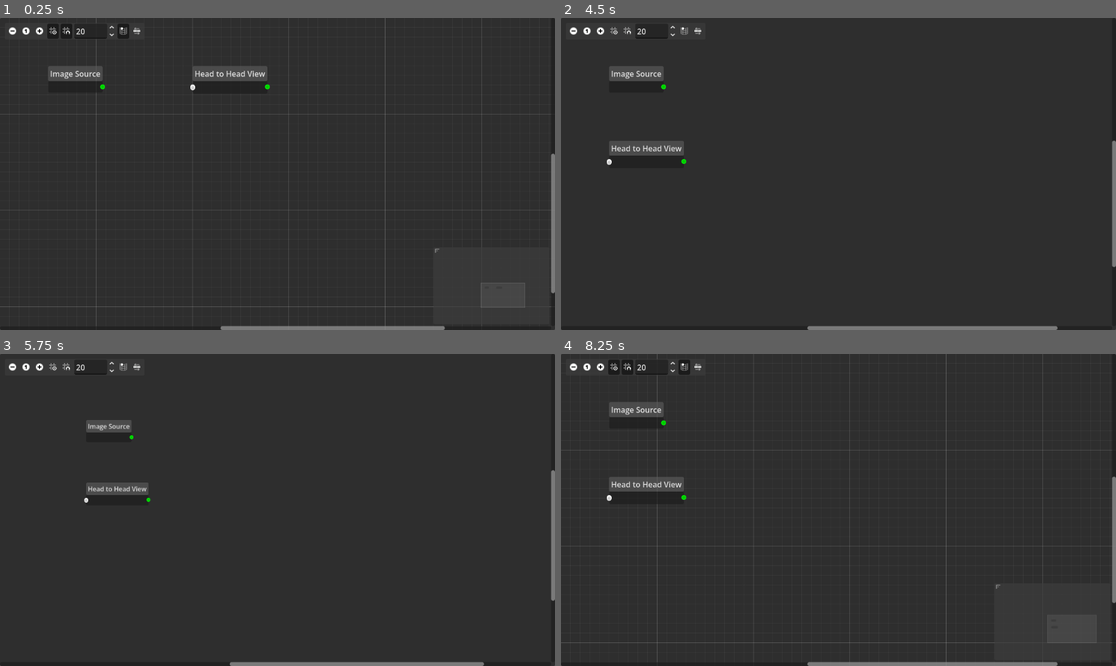
Above: before the commit, frames 1-4 (two rows, left to right).
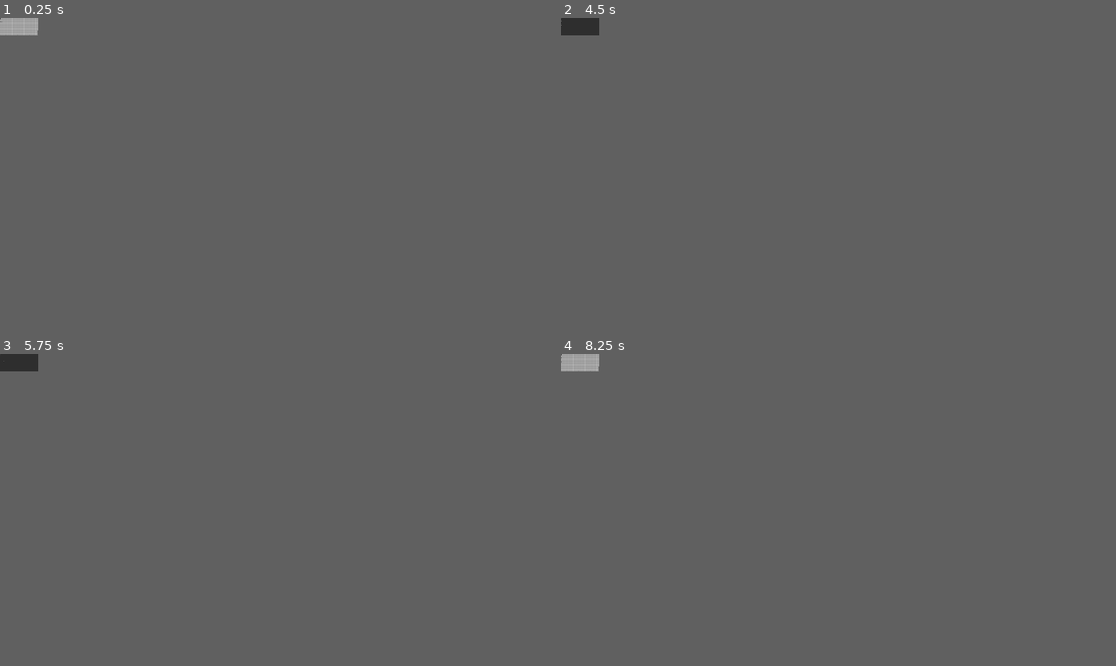
Above: after the commit, the same moments.

Repository: Digital-Decade/ARCHA
Game: Godot game, scene res://Host.tscn
Same seed, same stepped clock (60 frames per second), same inputs: the game is played once before the commit and once after it.
Inputs (mouse positions are in pixels of both pictures, inside the frame that each line leads up to; where the layout moved, square brackets give the same spot in the first picture):
- Up to frame 1 (0.25 s): no input
- Up to frame 2 (4.5 s): click (561, 30) [572, 30] at 0.5 s; click (566, 30) [599, 30] at 1.25 s; click (566, 30) [616, 30] at 2 s; click (566, 30) [627, 30] at 2.75 s; click (572, 30) [683, 30] at 3.5 s; click (572, 30) [699, 30] at 4.25 s
- Up to frame 3 (5.75 s): click (0, 366) [11, 366] at 5 s
- Up to frame 4 (8.25 s): click (566, 366) [599, 366] at 5.75 s; click (566, 366) [616, 366] at 6.5 s; click (566, 366) [627, 366] at 7.25 s; click (572, 366) [683, 366] at 8 s
In our replay, the window is 799x449 before the commit and 55x25 after it. These sizes can differ from the game's own. Grey fills any space a smaller window leaves; there, only what the larger window draws over its background counts as a difference.

The runs differ from the first frame. In frame 1, 3.4% of the frame differs, in the area x 0-100%, y 0-100%; in frame 2, 2.2%; in frame 3, 1.9%; in frame 4, 3.4%.

Commit message:
First draft of perceptual scaling

Diff:
--- /dev/null
+++ b/Core systems/Perceptual scaling.gd
@@ -0,0 +1,47 @@
+extends Node
+
+# Perceptual Baseline Anchors
+const BASELINE_DPI: float = 96.0
+const BASELINE_DISTANCE_CM: float = 60.0 # Typical desktop monitor distance
+
+func _ready() -> void:
+	adjust_perceptual_scale()
+
+func adjust_perceptual_scale() -> void:
+	# 1. Gather hardware realities
+	var raw_dpi: float = DisplayServer.screen_get_dpi()
+	var current_os = OS.get_name()
+
+	# Fallback guardrail: If a desktop driver reports 0 DPI, default to standard desktop density
+	if raw_dpi <= 0:
+		raw_dpi = 96.0
+
+	# 2. Step One: Normalize by physical density (DPI Ratio)
+	var density_ratio: float = raw_dpi / BASELINE_DPI
+
+	# 3. Step Two: Apply Perceptual Distance Placeholders (Eye-to-Screen)
+	var estimated_distance_cm: float = BASELINE_DISTANCE_CM
+
+	match current_os:
+		"Android", "iOS":
+			estimated_distance_cm = 35.0 # Typical close-up phone distance
+		"Web", "macOS", "Windows", "Linux":
+			estimated_distance_cm = 60.0 # Standard desktop distance
+
+	var distance_ratio: float = estimated_distance_cm / BASELINE_DISTANCE_CM
+
+	# 4. Combine for final Content Scale Factor
+	# Formula: (Density Normalization) * (Distance Adjustment)
+	var final_perceptual_scale: float = density_ratio * distance_ratio
+
+	# Guardrail clamp to prevent extreme outlier hardware from breaking the UI
+	final_perceptual_scale = clamp(final_perceptual_scale, 0.75, 4.0)
+
+	# Apply directly to Godot's vector canvas engine
+	get_window().content_scale_factor = final_perceptual_scale
+
+	# Debug tracking log
+	print("--- Perceptual Scale Calculated ---")
+	print("Device Detected: ", current_os, " | Hardware DPI: ", raw_dpi)
+	print("Estimated Distance: ", estimated_distance_cm, "cm")
+	print("Applied Window Scale Factor: ", final_perceptual_scale)
--- a/Host.tscn
+++ b/Host.tscn
@@ -4,9 +4,9 @@
 
 [node name="Root" type="Control" unique_id=848467508]
 layout_mode = 3
-anchors_preset = 0
-offset_right = 1152.0
-offset_bottom = 648.0
+anchors_preset = 15
+anchor_right = 1.0
+anchor_bottom = 1.0
 grow_horizontal = 2
 grow_vertical = 2
 script = ExtResource("1_5x0fp")
--- a/Scenes/Workspace/Workspace.tscn
+++ b/Scenes/Workspace/Workspace.tscn
@@ -1,6 +1,7 @@
 [gd_scene format=3 uid="uid://bf5nfdrqgfelq"]
 
 [ext_resource type="Script" uid="uid://b8xwdhppfuhm8" path="res://Scenes/Workspace/Workspace.gd" id="1_ndf5u"]
+[ext_resource type="Script" uid="uid://n1p47x2qreb0" path="res://Scenes/Workspace/graph_edit.gd" id="2_52h7x"]
 
 [node name="Workspace" type="Control" unique_id=779701318]
 layout_mode = 3
@@ -18,5 +19,5 @@
 anchor_bottom = 1.0
 grow_horizontal = 2
 grow_vertical = 2
-scroll_offset = Vector2(-40, -40)
 right_disconnects = true
+script = ExtResource("2_52h7x")
--- /dev/null
+++ b/Scenes/Workspace/graph_edit.gd
@@ -0,0 +1,41 @@
+extends GraphEdit
+
+# Tracks active fingers: { touch_index: screen_position }
+var touch_points: Dictionary = {}
+var initial_pinch_distance: float = 0.0
+var initial_zoom: float = 1.0
+
+func _gui_input(event: InputEvent) -> void:
+	# 1. Track Finger Press / Release
+	if event is InputEventScreenTouch:
+		if event.pressed:
+			touch_points[event.index] = event.position
+		else:
+			touch_points.erase(event.index)
+			if touch_points.size() < 2:
+				initial_pinch_distance = 0.0
+
+	# 2. Track Finger Movement
+	if event is InputEventScreenDrag:
+		touch_points[event.index] = event.position
+
+		# TWO FINGER GESTURES (Pinch to Zoom & Pan)
+		if touch_points.size() == 2:
+			var keys = touch_points.keys()
+			var p1: Vector2 = touch_points[keys[0]]
+			var p2: Vector2 = touch_points[keys[1]]
+			var current_distance = p1.distance_to(p2)
+
+			# A. Handle Panning (Move canvas based on the midpoint drag of both fingers)
+			# Godot's ScreenDrag gives a relative movement vector
+			scroll_offset -= event.relative * 0.5 / zoom
+
+			# B. Handle Pinch-to-Zoom
+			if initial_pinch_distance == 0.0:
+				initial_pinch_distance = current_distance
+				initial_zoom = zoom
+			else:
+				# Calculate zoom factor change percentage
+				var zoom_factor = current_distance / initial_pinch_distance
+				# Apply clamped zoom boundary matching your GraphEdit inspector settings
+				zoom = clamp(initial_zoom * zoom_factor, zoom_min, zoom_max)
--- a/project.godot
+++ b/project.godot
@@ -18,6 +18,14 @@
 [autoload]
 
 Orchestrator="*uid://by40u7hl134rj"
+PerceptualScaling="*uid://e57p2jw2vslv"
+
+[display]
+
+window/size/viewport_width=11520
+window/stretch/mode="canvas_items"
+window/stretch/aspect="ignore"
+window/handheld/orientation=6
 
 [physics]
 
Not shown, added: Core systems/Perceptual scaling.gd.uid
Not shown, added: Scenes/Workspace/graph_edit.gd.uid
